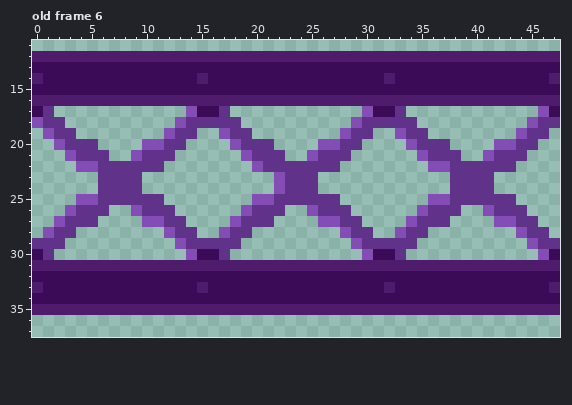
A pixel-art file gets an edit: assets/sprites/Sprite-0001.aseprite. Above, as it was before the edit.
48x48 pixels, 6 frames. Shown: old frame 6: x 0..47, y 11..37.
The same view after the edit:
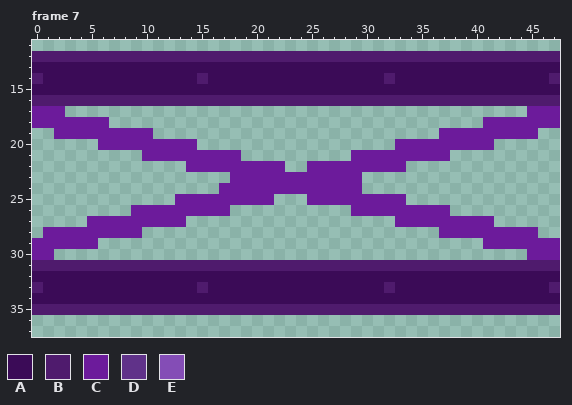
Palette (. is transparent): A #3b0b57  B #4f1b6d  C #6c1b9b  D #603289  E #844db6
A new or re-ordered frame is compared with the old frame closest to it.
Change:
frames 6 -> 7
--- frame 7 is new; against old frame 6
@@ x 0..47 @@
 16 BBBBBBBBBBBBBBBBBBBBBBBBBBBBBBBBBBBBBBBBBBBBBBBB
-17 AD............EAAD............EAAD............EA
-18 EDD..........EDDDDD..........EDDDDD..........EDD
-19 .EDD........EDD..EDD........EDD..EDD........EDD.
-20 ..EDDD....EEDD....EDDD....EEDD....EDDD....EEDD..
-21 ...EDDD..EDDD......EDDD..EDDD......EDDD..EDDD...
-22 ....EEDDDDDD........EDDDDDDD........EEDDDDDD....
-23 ......DDDD............EDDD............DDDD......
-24 ......DDDD............EDDD............DDDD......
-25 ....EEDDDDDD........EEDDDDDD........EEDDDDDD....
-26 ...EDDD..EDDD......EDDD..EDDD......EDDD..EDDD...
-27 ..EDDD....EEDD....EDDD....EEDD....EDDD....EEDD..
-28 .EDD........EDD..EDD........EDD..EDD........EDD.
-29 DDD..........EDDDDD..........EDDDDD..........EDD
-30 AD............EAAD............EAAD............EA
+17 CCC..........................................CCC
+18 CCCCCCC..................................CCCCCCC
+19 ..CCCCCCCCC..........................CCCCCCCCC..
+20 ......CCCCCCCCC..................CCCCCCCCC......
+21 ..........CCCCCCCCC..........CCCCCCCCC..........
+22 ..............CCCCCCCCC..CCCCCCCCC..............
+23 ..................CCCCCCCCCCCC..................
+24 .................CCCCCCCCCCCCC..................
+25 .............CCCCCCCCC...CCCCCCCCC..............
+26 .........CCCCCCCCC...........CCCCCCCCC..........
+27 .....CCCCCCCCC...................CCCCCCCCC......
+28 .CCCCCCCCC...........................CCCCCCCCC..
+29 CCCCCC...................................CCCCCCC
+30 CC...........................................CCC
 31 BBBBBBBBBBBBBBBBBBBBBBBBBBBBBBBBBBBBBBBBBBBBBBBB
Where, in picture pixels (left, top, right, bottom), the same in both pictures:
changed: (32, 106, 560, 260)
